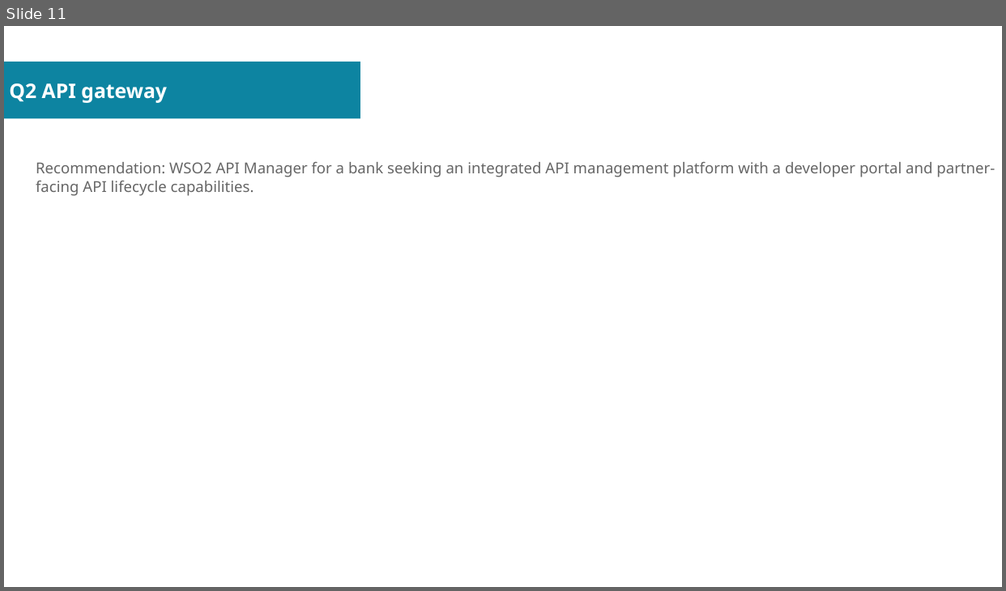
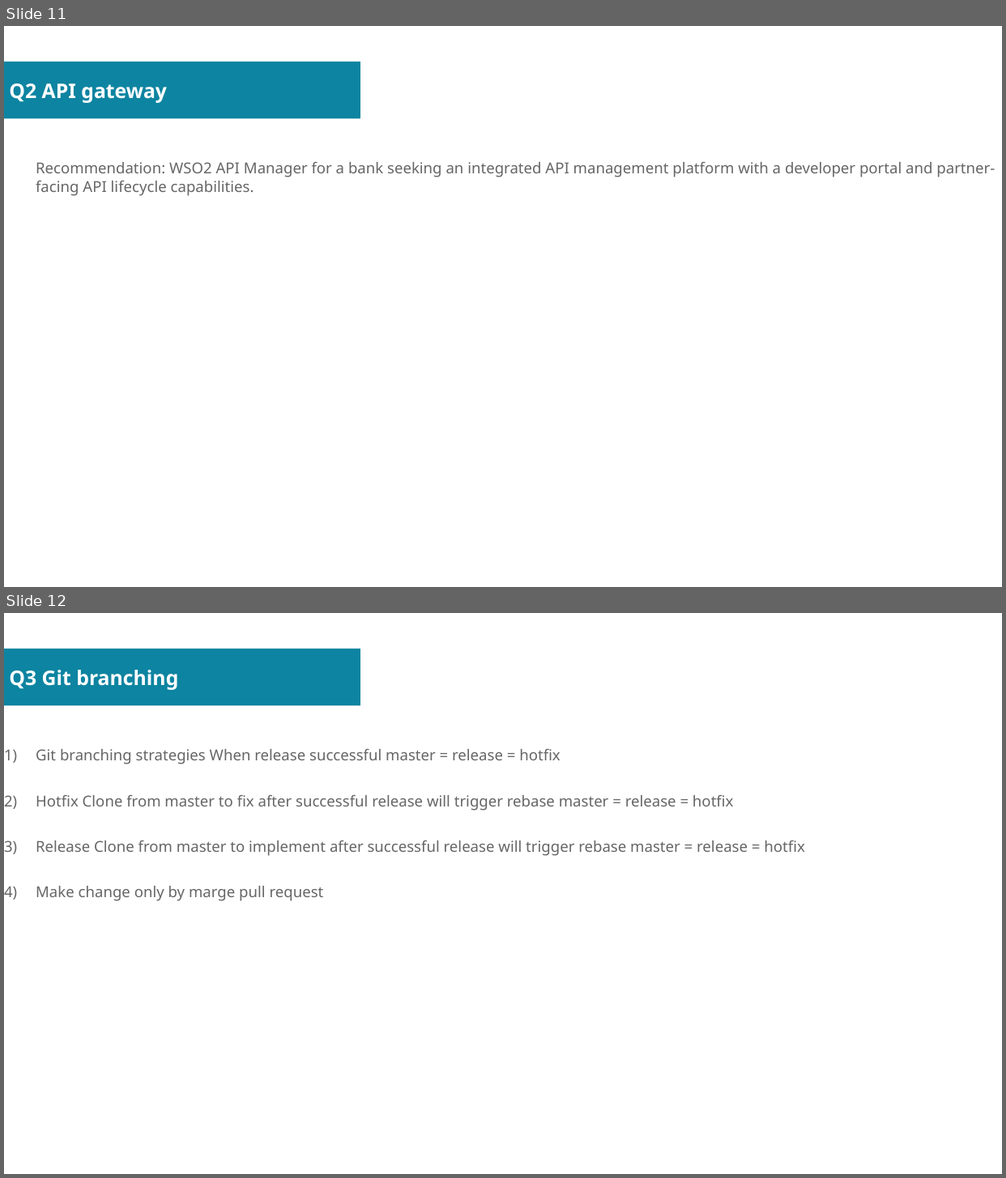
Before and after one commit to sovannotychea/ori-test, a slide deck: docs/02.odp. Shown one above the other, each under a label of ours: slide 11 before the commit, slides 11 and 12 after it. The pictures are 1006x591 and 1006x1178 pixels, drawn with LibreOffice and Linux fonts; fonts in the diff are those of the drawing. Boxes give left, top, right and bottom in pixels: in the first picture for what was removed or moved away, otherwise in the second. Text is boxed around its words. In the diff, an @@ line names an element or a change of style, - is before the commit and + after.

```diff
--- a/docs/02.odp
+++ b/docs/02.odp
@@ slide 12 added at (x1=4, y1=613, x2=1002, y2=1174), background #FFFFFF; not listed: 1 template element that a slide beside it also shows @@
@@ title added at (x1=9, y1=670, x2=178, y2=690), 16 pt, text #FFFFFF, bold @@
+Q3 Git branching
@@ text added at (x1=36, y1=749, x2=804, y2=901), 12 pt, text #666666 @@
+1) Git branching strategies When release successful master = release = hotfix
+2) Hotfix Clone from master to fix after successful release will trigger rebase master = release = hotfix
+3) Release Clone from master to implement after successful release will trigger rebase master = release = hotfix
+4) Make change only by marge pull request
```
Also in this commit, not shown: 3 other slides added, 1 slide removed.
